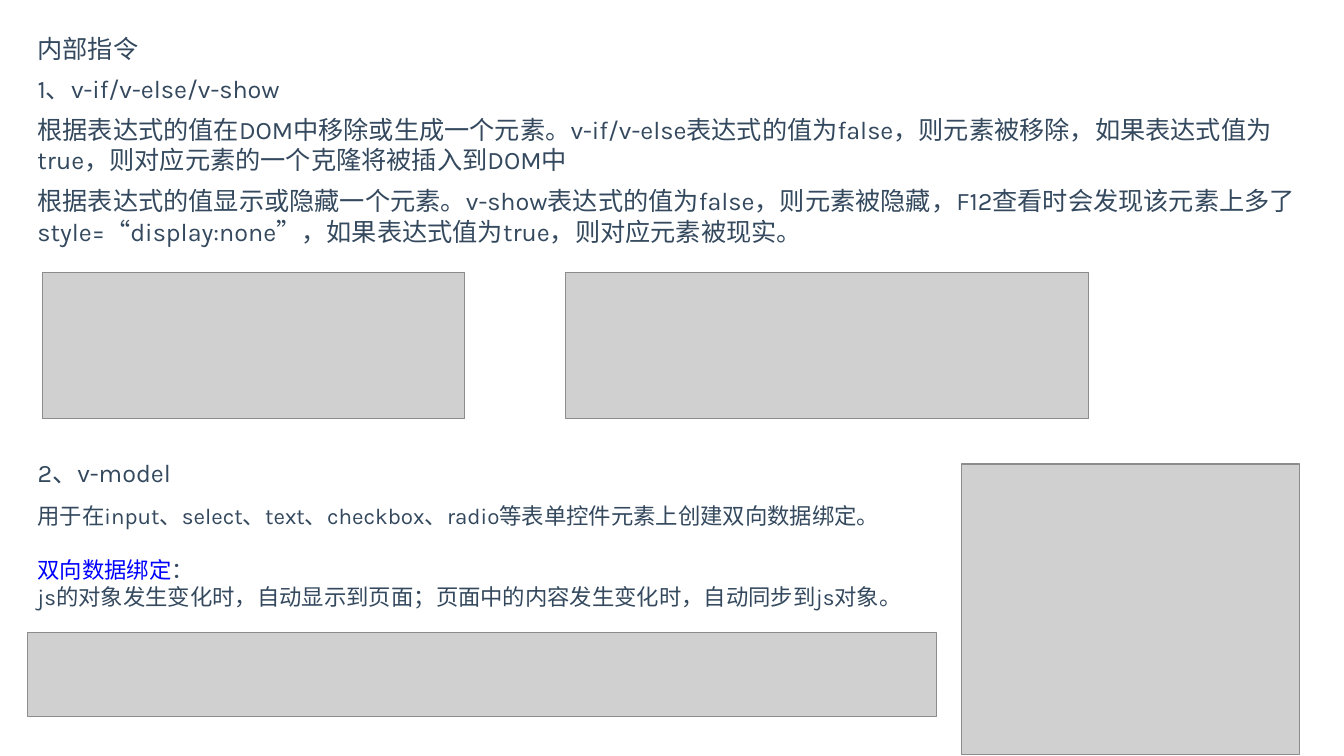
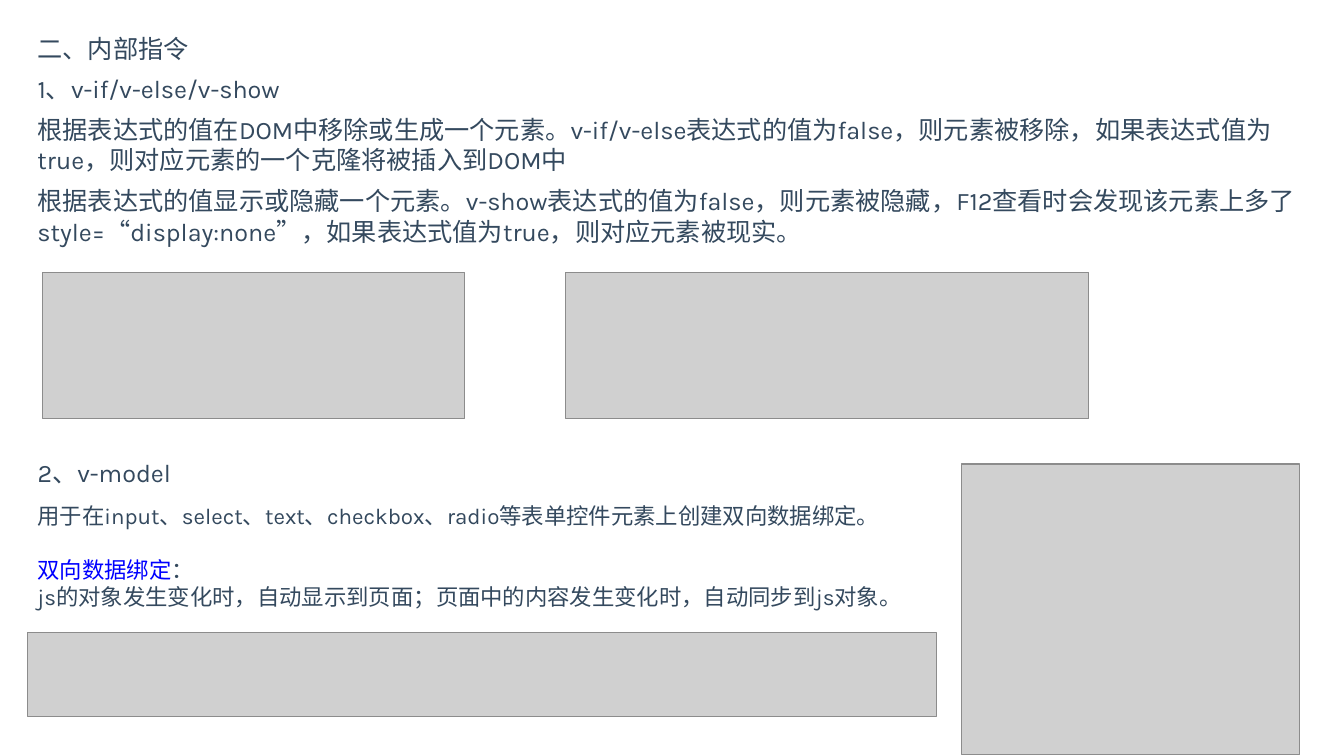
Before and after one commit to BinMarshall/studing, a slide deck: slide 13 of Vue/vue.pptx. Drawn at 1344x756 pixels with LibreOffice and Linux fonts; fonts in the diff are those of the drawing; grey boxes stand for pictures. Boxes give left, top, right and bottom in pixels: in the first picture for what was removed or moved away, otherwise in the second. Text is boxed around its words. In the diff, an @@ line names an element or a change of style, - is before the commit and + after.

```diff
--- a/Vue/vue.pptx
+++ b/Vue/vue.pptx
@@ text at (38,37,189,60): text changed @@
-内部指令
+二、内部指令
```
Also in this commit, not shown: 7 other slides changed, 1 slide added, 3 other files.
